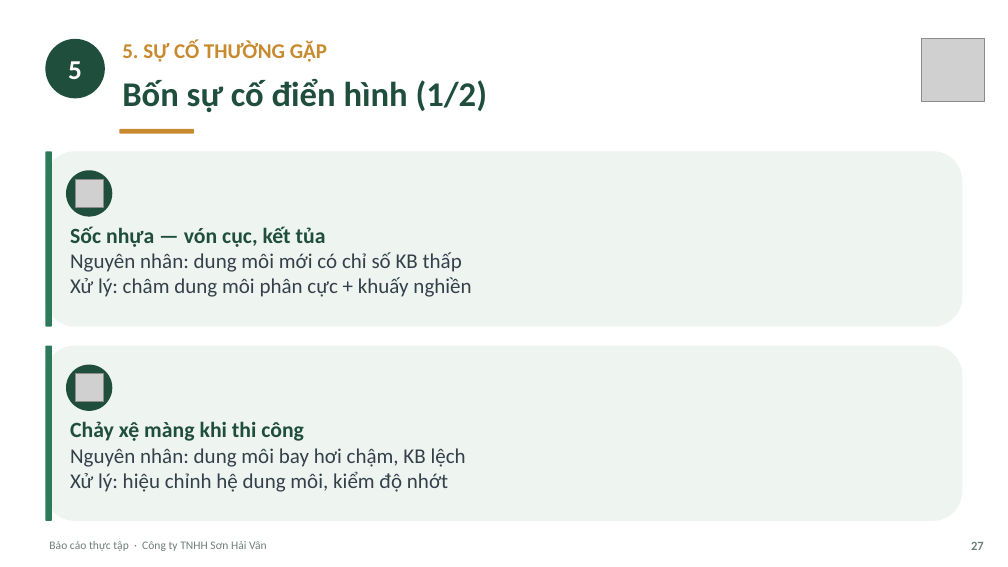
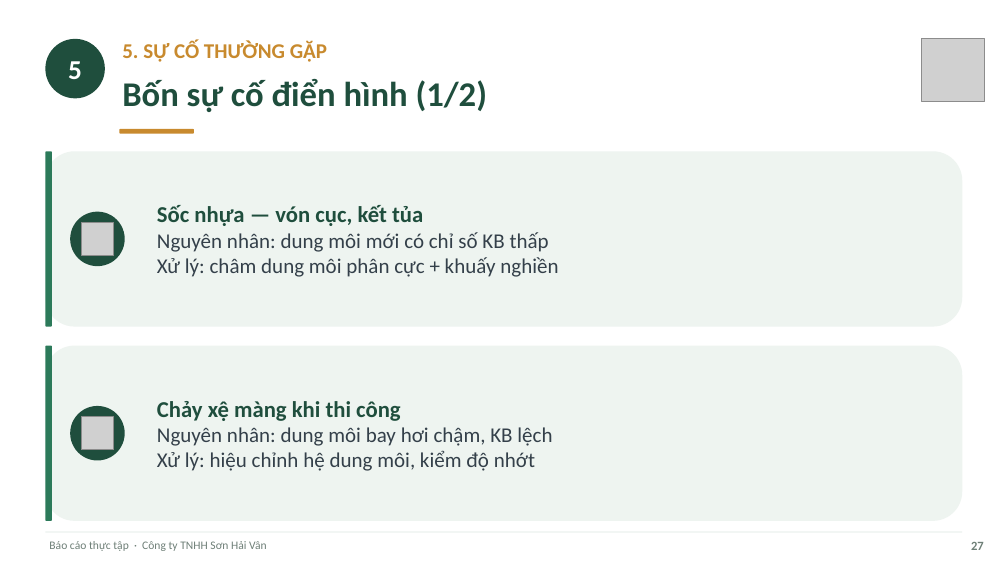
Before and after one commit to tranconcoder/pubic-resources, a slide deck: slide 27 of SuHeo/Báo cáo thực tập - Sơn Hải Vân.pptx. Drawn at 1008x567 pixels with LibreOffice and Linux fonts; fonts in the diff are those of the drawing; grey boxes stand for pictures. Boxes give left, top, right and bottom in pixels: in the first picture for what was removed or moved away, otherwise in the second. Text is boxed around its words. In the diff, an @@ line names an element or a change of style, - is before the commit and + after.

```diff
--- a/SuHeo/Báo cáo thực tập - Sơn Hải Vân.pptx
+++ b/SuHeo/Báo cáo thực tập - Sơn Hải Vân.pptx
@@ text "Sốc nhựa — vón cục, ..." moved from (x1=70, y1=226, x2=471, y2=297) to (x1=157, y1=205, x2=558, y2=277) @@
@@ text "Sốc nhựa — vón cục, ..." at (x1=157, y1=205, x2=558, y2=277): vertical alignment top to middle @@
@@ text at (x1=157, y1=205, x2=423, y2=226): size 20.8 to 21.6 pt in "Sốc nhựa — vón cục, kết tủa" @@
@@ ellipse resized from (x1=66, y1=170, x2=112, y2=216) to (x1=70, y1=212, x2=125, y2=266) @@
@@ picture resized from (x1=76, y1=180, x2=104, y2=208) to (x1=81, y1=222, x2=113, y2=255) @@
@@ text "Chảy xệ màng khi thi ..." at (x1=157, y1=401, x2=552, y2=471): vertical alignment top to middle @@
@@ text "Chảy xệ màng khi thi ..." moved from (x1=70, y1=421, x2=466, y2=492) to (x1=157, y1=401, x2=552, y2=471) @@
@@ ellipse resized from (x1=66, y1=364, x2=112, y2=411) to (x1=70, y1=406, x2=125, y2=461) @@
@@ picture resized from (x1=76, y1=374, x2=104, y2=402) to (x1=81, y1=417, x2=113, y2=449) @@
@@ text at (x1=157, y1=401, x2=400, y2=421): size 20.8 to 21.6 pt in "Chảy xệ màng khi thi công" @@
```
Also in this commit, not shown: 32 other slides changed, 1 other file.
